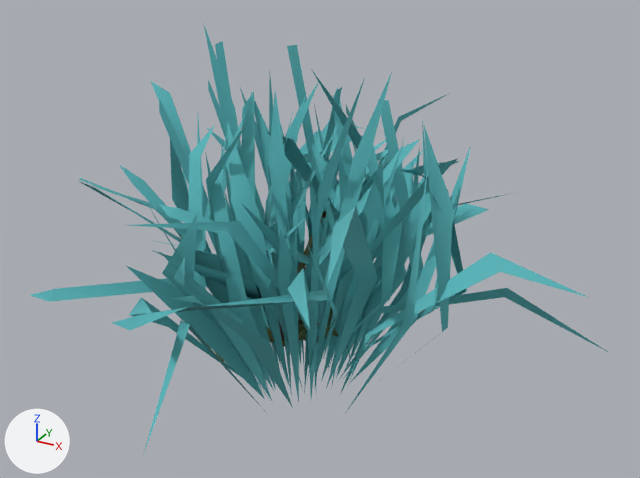
An edit to the glTF model public/models/grass-tufts.glb, drawn before and after from the same camera.
Both versions are drawn from a camera (50 mm lens) standing at (2.52, -4.15, 2.86) and looking at (0.27, -0.04, 0.8). The lights are fixed; the arrows at lower left show +X, +Y and +Z. The picture after the commit comes second.

Objects in the first picture: '__tuft_clump', '__tuft_dandelion'.
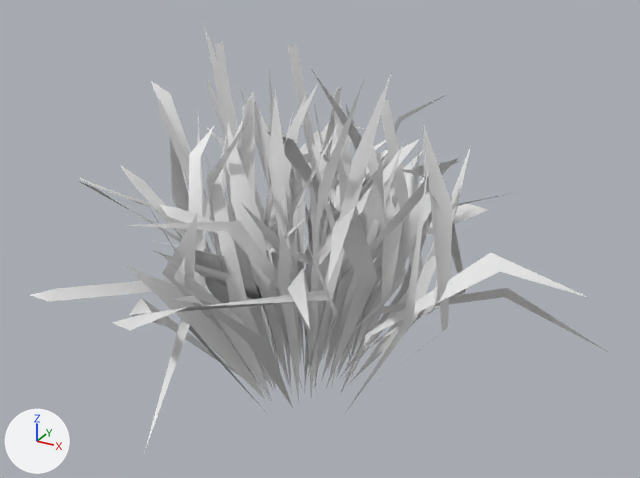
Commit message: perf(models): reduit grass-tufts.glb de 1,99 Mo a 18 Ko

Pixel boxes [x1, y1, x2, y2] of what changed, in the pictures (640 x 478 px):
'__tuft_clump', recoloured (cyan to white)
    both: [30, 23, 608, 455]
'__tuft_dandelion', deleted (mostly hidden)
    before: [207, 211, 338, 362]

Edits to the bpy script that builds the scene:
```text
Change me_tuft_clump:
    where me_tuft_clump.from_pydata(...)  # 626 vertices, 347 faces; spans x -1.43..1.91, y -1.57..1.45, z -0.34..1.93
    remove me_tuft_clump.materials.append(mat_grass)  # cyan #59b6bb
Remove ob_tuft_dandelion:
    ob_tuft_dandelion = bpy.data.objects.new('__tuft_dandelion', me_tuft_dandelion)
    ob_tuft_dandelion.location = (0.0, 0.0, 0.0)
```
